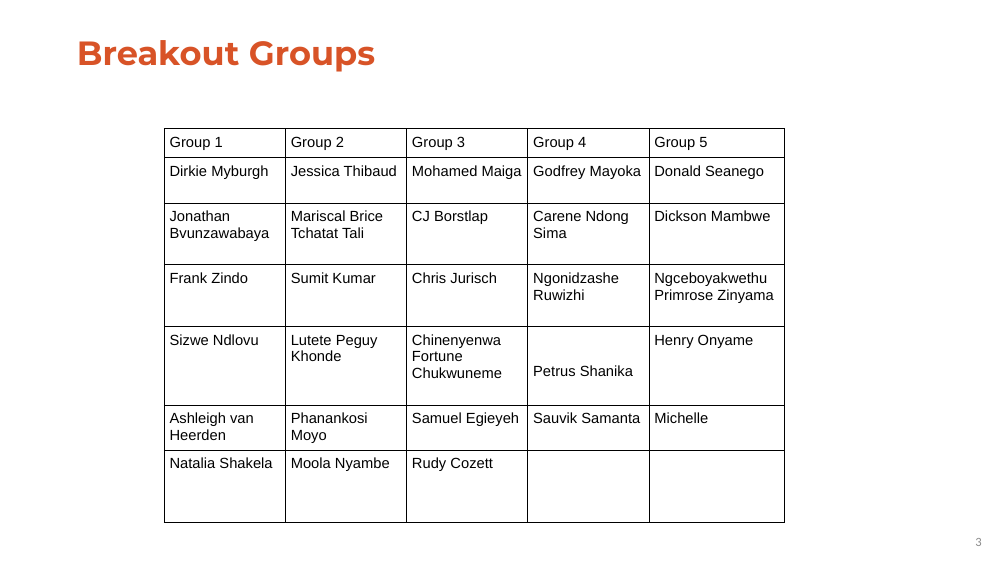
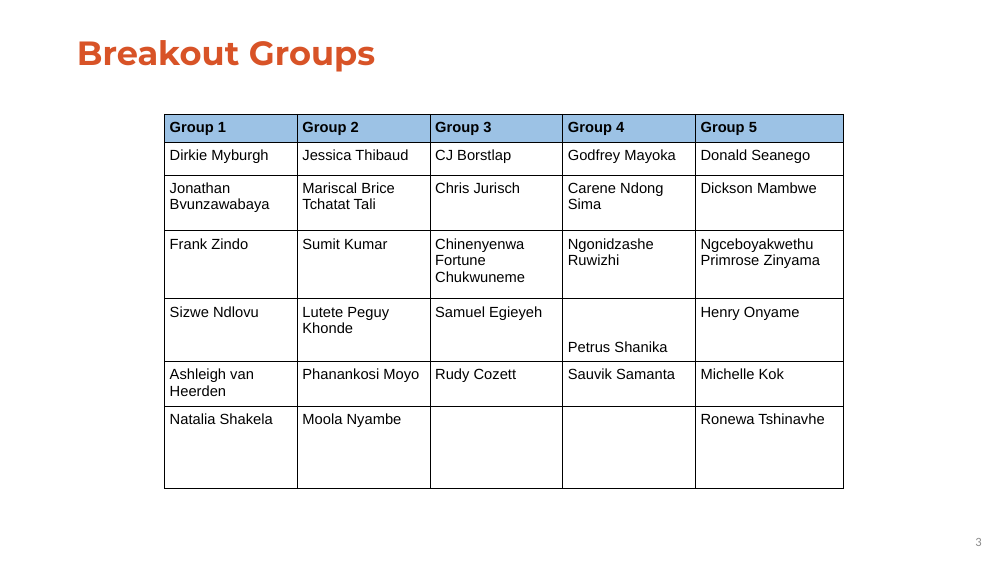
Before and after one commit to ersilia-os/event-fund-ai-drug-discovery, a slide deck: slide 3 of presentations/Day_1_breakout.pptx. Drawn at 1008x567 pixels with LibreOffice and Linux fonts; fonts in the diff are those of the drawing; background and template pictures are left out. Boxes give left, top, right and bottom in pixels: in the first picture for what was removed or moved away, otherwise in the second. Text is boxed around its words. In the diff, an @@ line names an element or a change of style, - is before the commit and + after.

Commit message:
Update Breakout Groups

```diff
--- a/presentations/Day_1_breakout.pptx
+++ b/presentations/Day_1_breakout.pptx
@@ table at (x1=165, y1=114, x2=845, y2=488) @@
-row 2, column 3: Mohamed Maiga
+row 2, column 3: CJ Borstlap
-row 3, column 3: CJ Borstlap
+row 3, column 3: Chris Jurisch
-row 4, column 3: Chris Jurisch
+row 4, column 3: Chinenyenwa Fortune Chukwuneme
-row 5, column 3: Chinenyenwa Fortune Chukwuneme
+row 5, column 3: Samuel Egieyeh
-row 6, column 3: Samuel Egieyeh
+row 6, column 3: Rudy Cozett
-row 6, column 5: Michelle
+row 6, column 5: Michelle Kok
-row 7, column 3: Rudy Cozett
+row 7, column 3: 
-row 7, column 5: 
+row 7, column 5: Ronewa Tshinavhe
@@ fill none to #9CC2E5 in row 1 @@
@@ bold on in "Group 1", "Group 2", "Group 3", "Group 4" and 1 more places @@
@@ table resized from (x1=164, y1=129, x2=783, y2=522) to (x1=165, y1=114, x2=845, y2=488) @@
```
